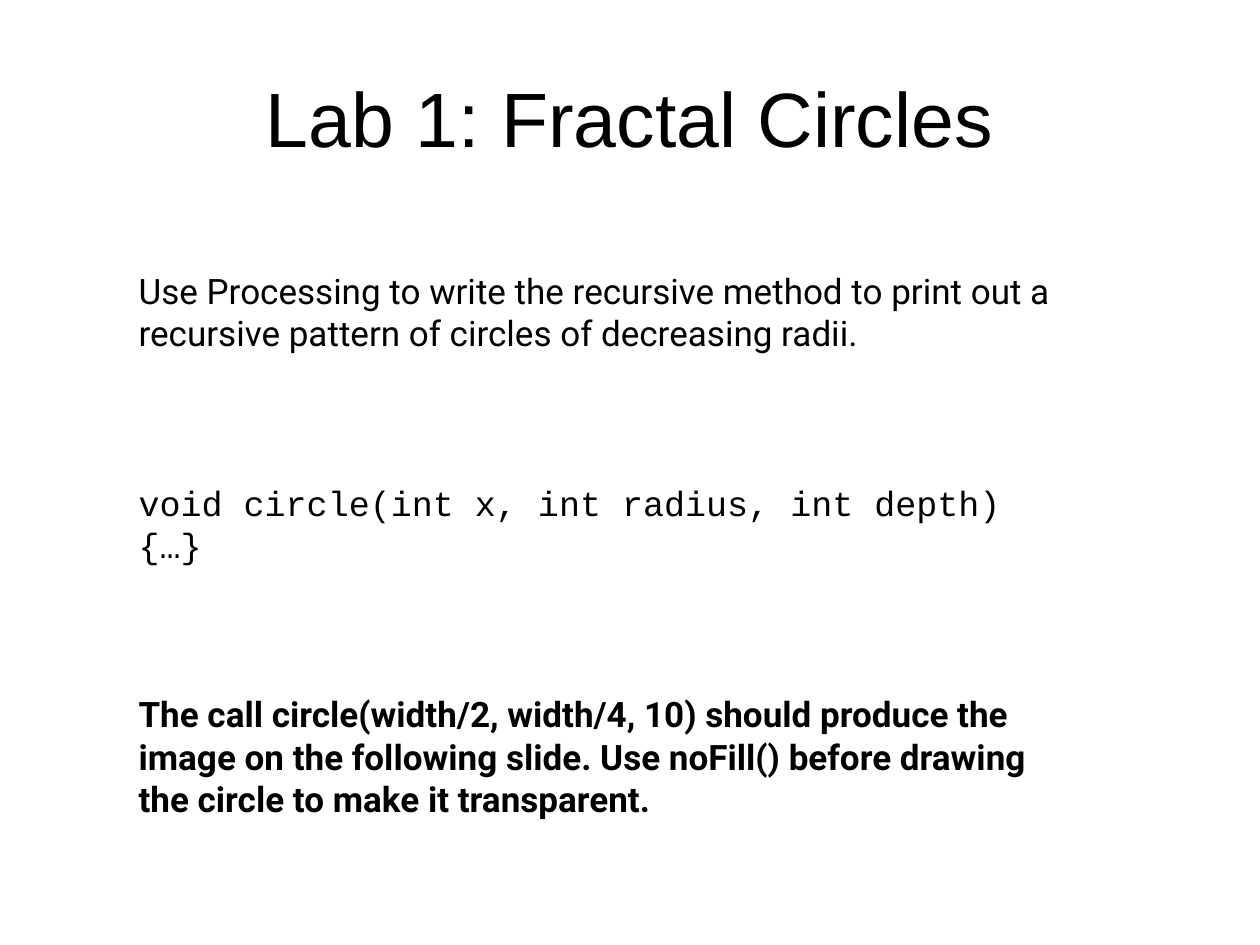
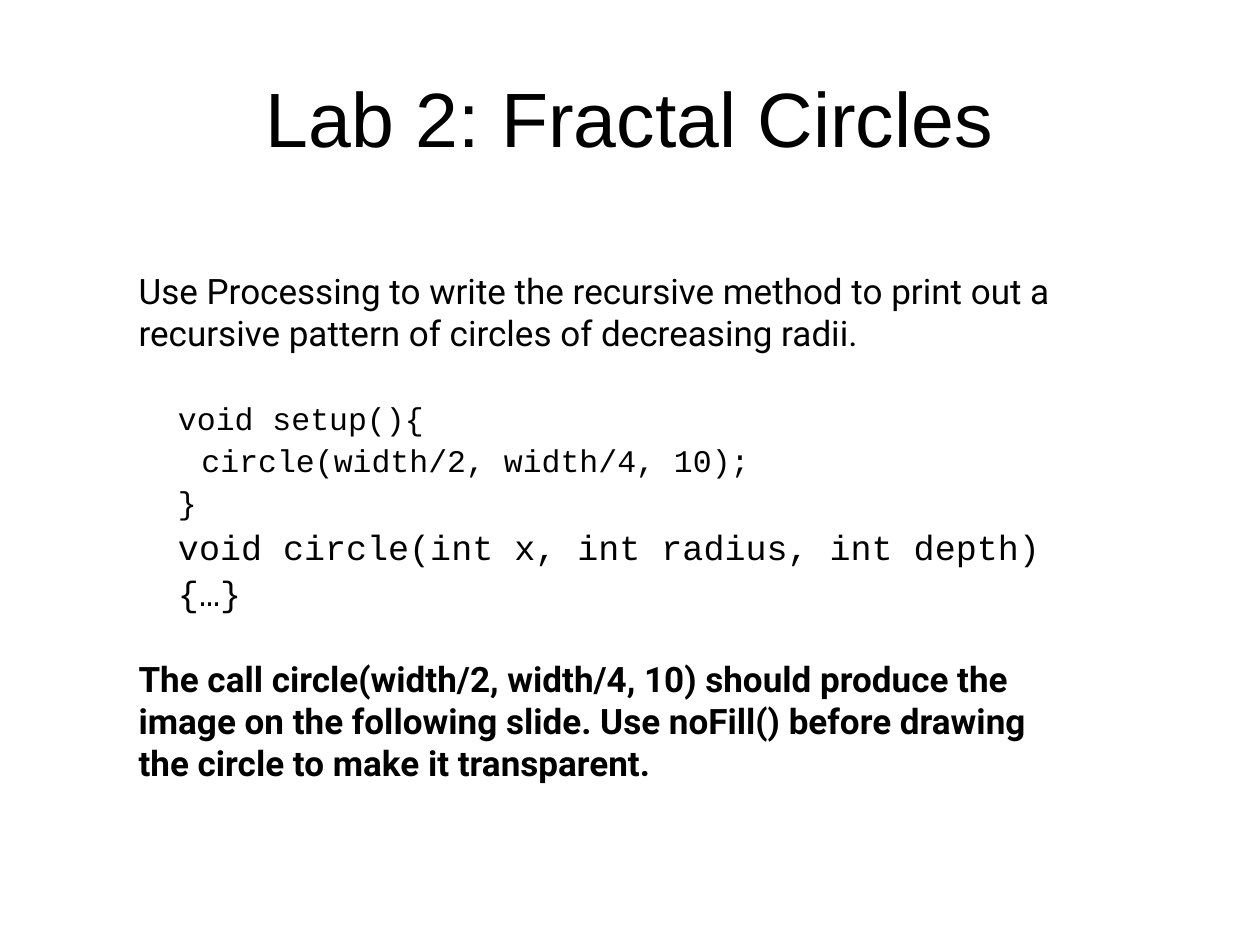
Before and after one commit to LongBaoNguyen/longbaonguyen.github.io, a slide deck: slide 28 of courses/apcsp/lecture14.ppt (slide 26 before the commit). Drawn at 1260x945 pixels with LibreOffice and Linux fonts; fonts in the diff are those of the drawing; background and template pictures are left out. Boxes give left, top, right and bottom in pixels: in the first picture for what was removed or moved away, otherwise in the second. Text is boxed around its words. In the diff, an @@ line names an element or a change of style, - is before the commit and + after.

```diff
--- a/courses/apcsp/lecture14.ppt
+++ b/courses/apcsp/lecture14.ppt
@@ title at [266, 91, 993, 148]: text changed @@
-Lab 1: Fractal Circles
+Lab 2: Fractal Circles
@@ text at [178, 407, 750, 479]: paragraphs added @@
+void setup(){
+circle(width/2, width/4, 10);
+}
@@ text at [178, 535, 1040, 568]: list level 2 to 1 in "void circle(int x, int radius, ..."; line spacing 0.8 to 0.9; list level 2 to 1 in "{…}" @@
```
Also in this commit, not shown: 3 other slides changed, 2 slides added, 1 slide removed, 5 other files.
